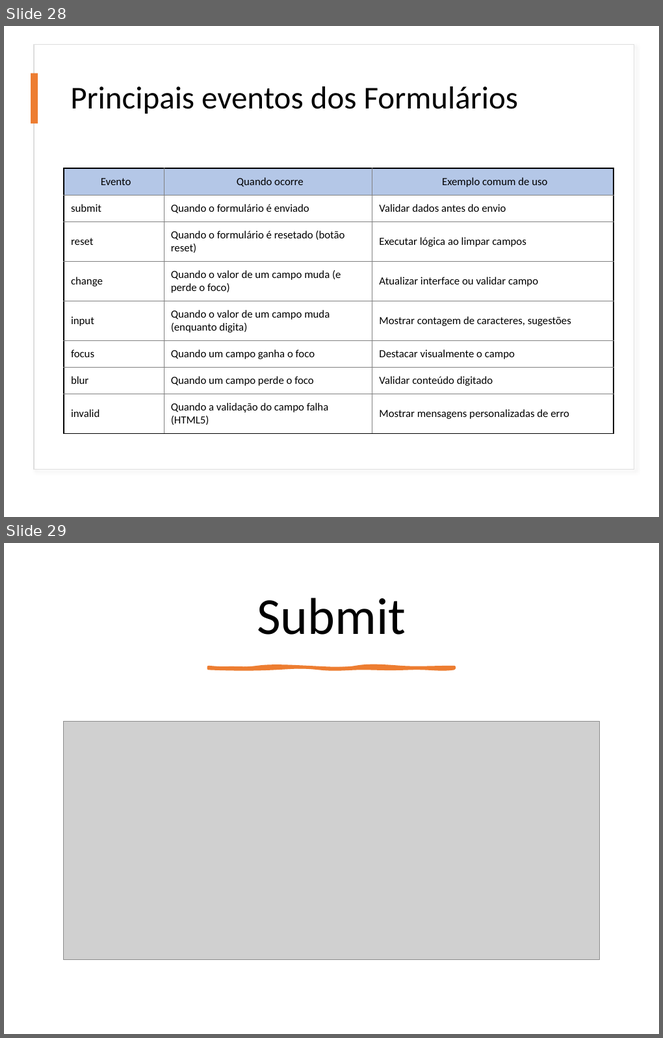
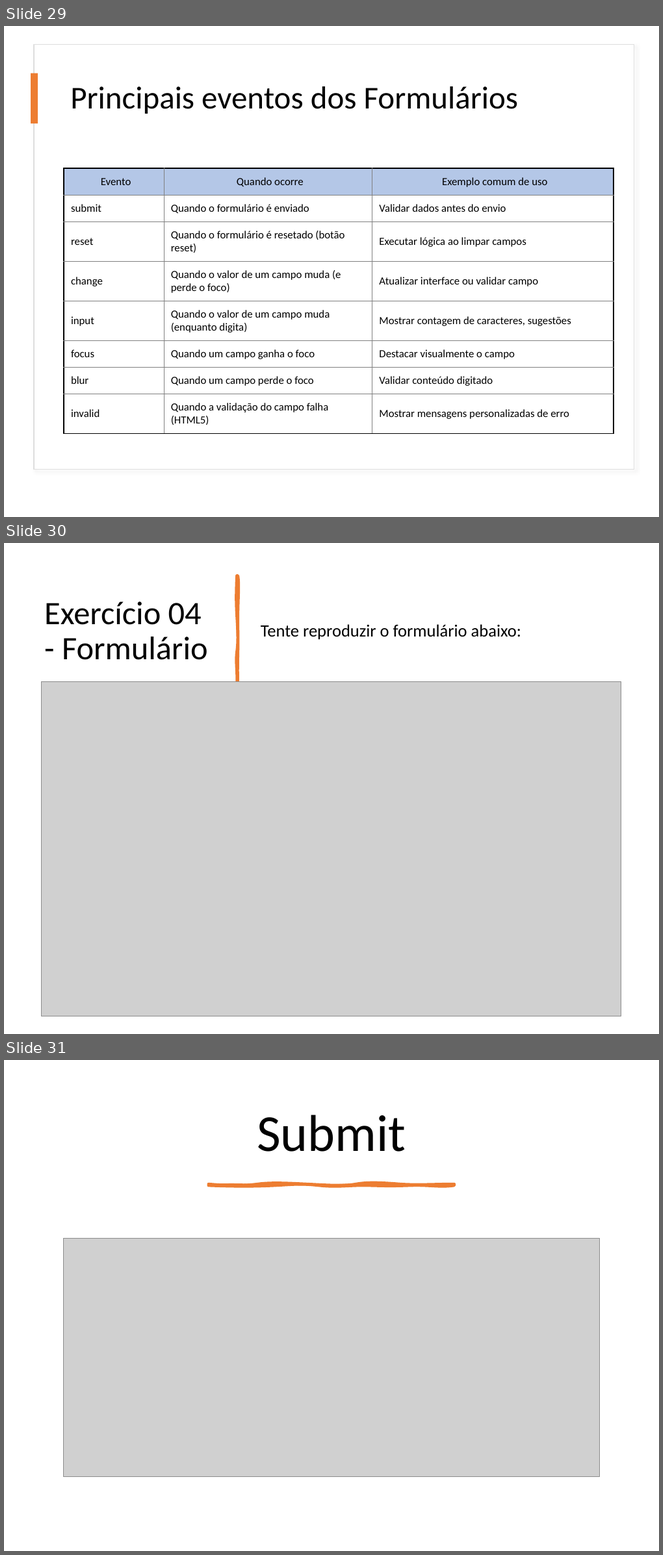
Before and after one commit to thiagospin/APLICWEBI, a slide deck: slides/HTML e CSS.pptx. Shown one above the other, each under a label of ours: slides 28 and 29 before the commit, slides 29, 30 and 31 after it. The pictures are 663x1038 and 663x1555 pixels, drawn with LibreOffice and Linux fonts; fonts in the diff are those of the drawing; grey boxes stand for pictures. Boxes give left, top, right and bottom in pixels: in the first picture for what was removed or moved away, otherwise in the second. Text is boxed around its words. In the diff, an @@ line names an element or a change of style, - is before the commit and + after.

Commit message:
Novo exercício

```diff
--- a/slides/HTML e CSS.pptx
+++ b/slides/HTML e CSS.pptx
@@ slide 30 added at [4,543,659,1034], background #FFFFFF @@
@@ freeform shape added at [237,575,237,687], fill #ED7D31, outline #ED7D31 3.25 pt @@
@@ title added at [44,601,208,660], 36 pt, text #000000 @@
+Exercício 04 - Formulário
@@ text added at [261,624,521,640], 19 pt, text #000000 @@
+Tente reproduzir o formulário abaixo:
@@ picture added at [41,681,622,1016] @@
@@ what was slide 28 is now slide 29 @@
@@ what was slide 29 is now slide 31 @@
```
Also in this commit, not shown: 1 slide changed, 1 other slide added, 1 other file.
